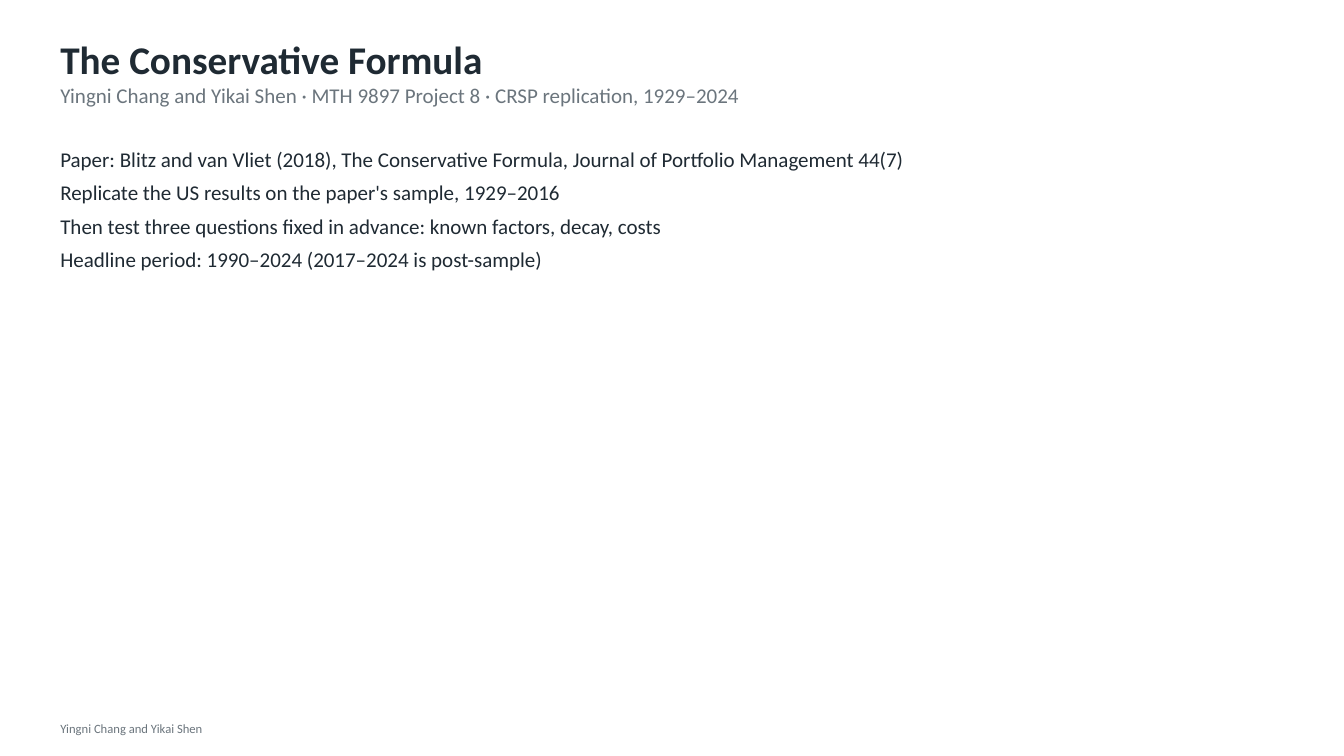
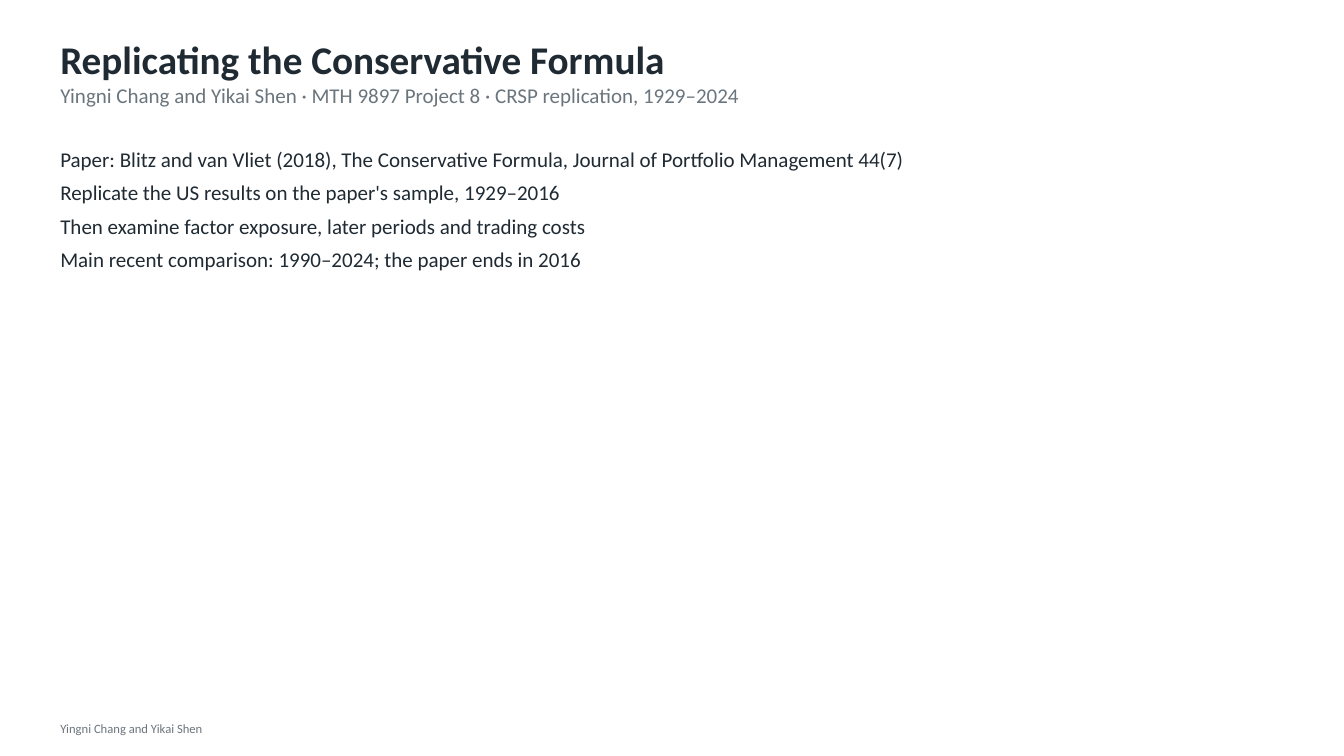
Before and after one commit to yingnichang/MTH9897, a slide deck: slide 1 of Final/presentation/conservative_formula.pptx. Drawn at 1344x756 pixels with LibreOffice and Linux fonts; fonts in the diff are those of the drawing. Boxes give left, top, right and bottom in pixels: in the first picture for what was removed or moved away, otherwise in the second. Text is boxed around its words. In the diff, an @@ line names an element or a change of style, - is before the commit and + after.

```diff
--- a/Final/presentation/conservative_formula.pptx
+++ b/Final/presentation/conservative_formula.pptx
@@ text at bbox=[60, 46, 664, 81]: text changed @@
-The Conservative Formula
+Replicating the Conservative Formula
@@ text at bbox=[60, 219, 585, 271]: text changed @@
-Then test three questions fixed in advance: known factors, decay, costs
-Headline period: 1990–2024 (2017–2024 is post-sample)
+Then examine factor exposure, later periods and trading costs
+Main recent comparison: 1990–2024; the paper ends in 2016
```
Also in this commit, not shown: 17 other slides changed, 11 other files.
